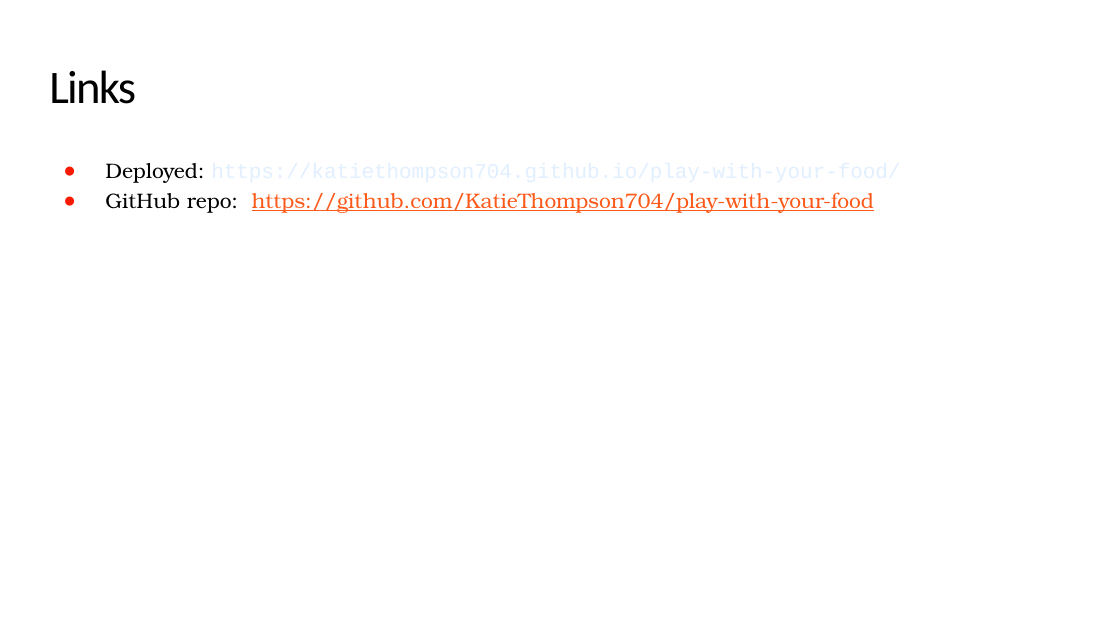
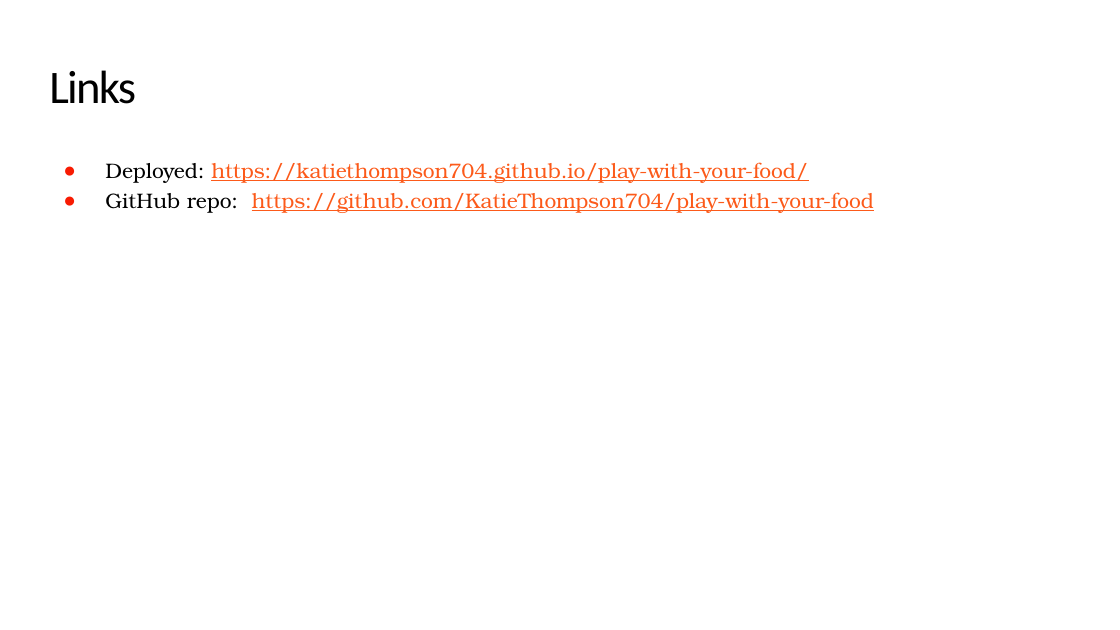
Before and after one commit to KatieThompson704/play-with-your-food, a slide deck: slide 9 of find-my-fruit_project1_HunterKatie.pptx. Drawn at 1120x630 pixels with LibreOffice and Linux fonts; fonts in the diff are those of the drawing. Boxes give left, top, right and bottom in pixels: in the first picture for what was removed or moved away, otherwise in the second. Text is boxed around its words. In the diff, an @@ line names an element or a change of style, - is before the commit and + after.

Commit message:
changes to presentation

```diff
--- a/find-my-fruit_project1_HunterKatie.pptx
+++ b/find-my-fruit_project1_HunterKatie.pptx
@@ text at (x1=105, y1=162, x2=808, y2=183): font Courier New to TeX Gyre Bonum, text colour #E1EFFF to #FC5A1A, underline on in "https://katiethompson704.github.io/play-with-your-food/" @@
```
